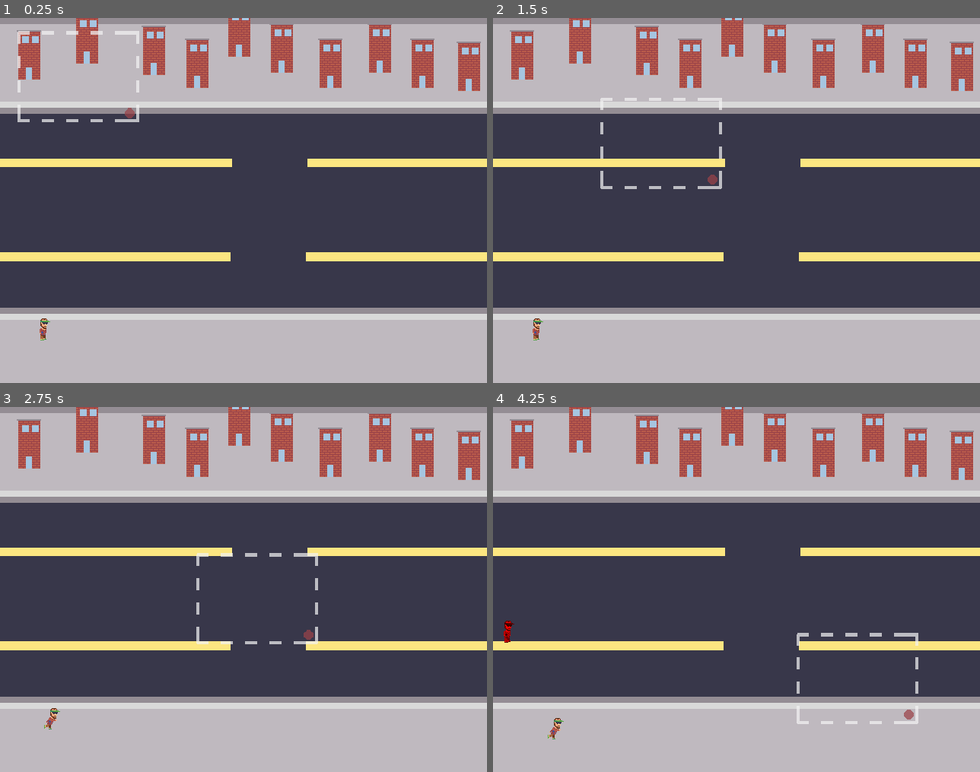
Above: before the commit, frames 1-4 (two rows, left to right).
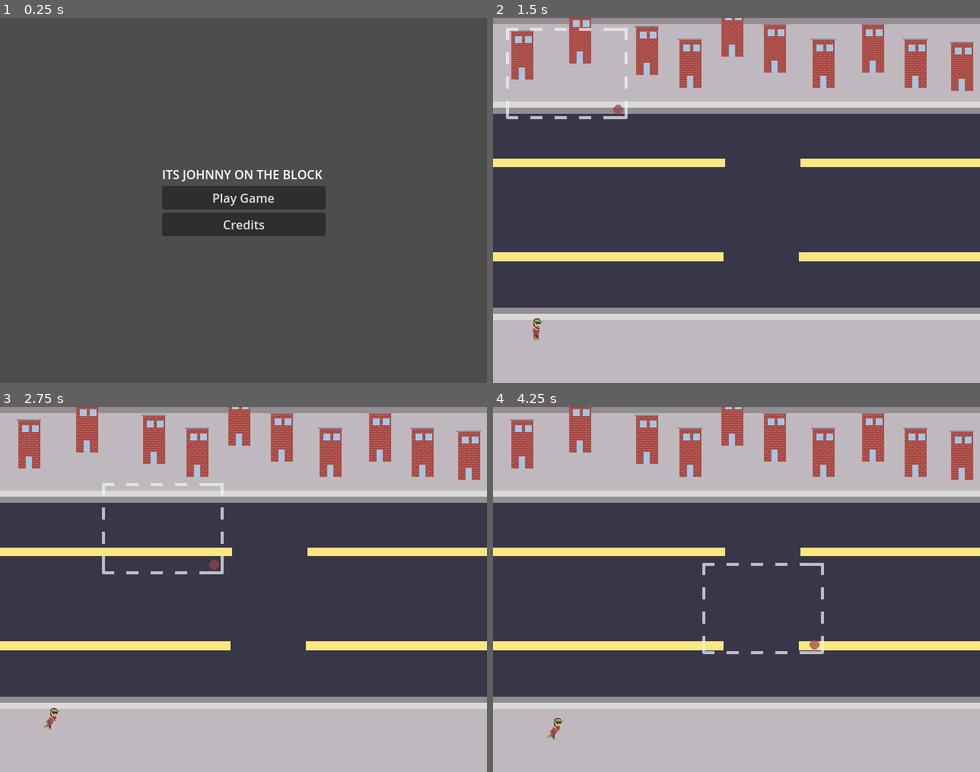
Above: after the commit, the same moments.

Repository: CarsonWebster/Game-of-Gags
Game: Godot game, scene res://Scenes/main_menu.tscn
The game is run twice, just before and just after one commit, with the same random seed, the same clock (stepped at 60 frames per second) and the same inputs. Before the commit the project starts from res://Scenes/world.tscn.
Inputs (mouse positions are in pixels of both pictures, inside the frame that each line leads up to):
- Up to frame 1 (0.25 s): no input
- Up to frame 2 (1.5 s): click (736, 222) at 0.5 s, where only the run after the commit has a clickable "Credits"; click (736, 196) at 1.25 s, where only the run after the commit has a clickable "Play Game"
- Up to frame 3 (2.75 s): hold D (walk_right) from 2.03 s (still down); tap K (attack2) at 2.1 s
- Up to frame 4 (4.25 s): release D (walk_right) at 2.78 s; hold S (walk_down) 2.78-3.53 s; tap K (attack2) at 2.85, 3.6 s; hold D (walk_right) from 3.53 s (still down)

The runs differ from the first frame. In frame 1, 56% of the frame differs, in the area x 0-100%, y 0-100%; in frame 2, 0.9%; in frame 3, 0.9%; in frame 4, 1.0%.

Commit message:
Main menu prototype

Diff:
--- /dev/null
+++ b/Scenes/main_menu.tscn
@@ -0,0 +1,38 @@
+[gd_scene load_steps=3 format=3 uid="uid://co2hyg80fwnh7"]
+
+[ext_resource type="Script" path="res://Scripts/main_menu.gd" id="1_4sllw"]
+[ext_resource type="PackedScene" uid="uid://crir22q4u68vv" path="res://Scenes/world.tscn" id="2_58kck"]
+
+[node name="Main Menu" type="Node"]
+script = ExtResource("1_4sllw")
+GameScene = ExtResource("2_58kck")
+
+[node name="MarginContainer" type="MarginContainer" parent="."]
+anchors_preset = 8
+anchor_left = 0.5
+anchor_top = 0.5
+anchor_right = 0.5
+anchor_bottom = 0.5
+offset_left = -107.5
+offset_top = -23.5
+offset_right = 107.5
+offset_bottom = 23.5
+grow_horizontal = 2
+grow_vertical = 2
+
+[node name="VBoxContainer" type="VBoxContainer" parent="MarginContainer"]
+layout_mode = 2
+
+[node name="TitleLabel" type="Label" parent="MarginContainer/VBoxContainer"]
+layout_mode = 2
+text = "ITS JOHNNY ON THE BLOCK "
+
+[node name="PlayButton" type="Button" parent="MarginContainer/VBoxContainer"]
+layout_mode = 2
+text = "Play Game"
+
+[node name="CreditsButton" type="Button" parent="MarginContainer/VBoxContainer"]
+layout_mode = 2
+text = "Credits"
+
+[connection signal="pressed" from="MarginContainer/VBoxContainer/PlayButton" to="." method="_on_play_button_pressed"]
--- a/Scenes/test_rigid.tscn
+++ /dev/null
@@ -1,8 +0,0 @@
-[gd_scene load_steps=2 format=3 uid="uid://v323unhut1vq"]
-
-[ext_resource type="Texture2D" uid="uid://dnjb4gvkoptkw" path="res://icon.svg" id="1_yixbq"]
-
-[node name="Platform" type="RigidBody2D"]
-
-[node name="Sprite2D" type="Sprite2D" parent="."]
-texture = ExtResource("1_yixbq")
--- /dev/null
+++ b/Scripts/main_menu.gd
@@ -0,0 +1,16 @@
+extends Node
+
+@export var GameScene: PackedScene
+
+# Called when the node enters the scene tree for the first time.
+func _ready():
+	pass # Replace with function body.
+
+
+# Called every frame. 'delta' is the elapsed time since the previous frame.
+func _process(delta):
+	pass
+
+
+func _on_play_button_pressed():
+	get_tree().change_scene_to_packed(GameScene)
--- a/project.godot
+++ b/project.godot
@@ -11,7 +11,7 @@
 [application]
 
 config/name="Johnny on the Block"
-run/main_scene="res://Scenes/world.tscn"
+run/main_scene="res://Scenes/main_menu.tscn"
 config/features=PackedStringArray("4.2", "GL Compatibility")
 config/icon="res://icon.svg"
 
